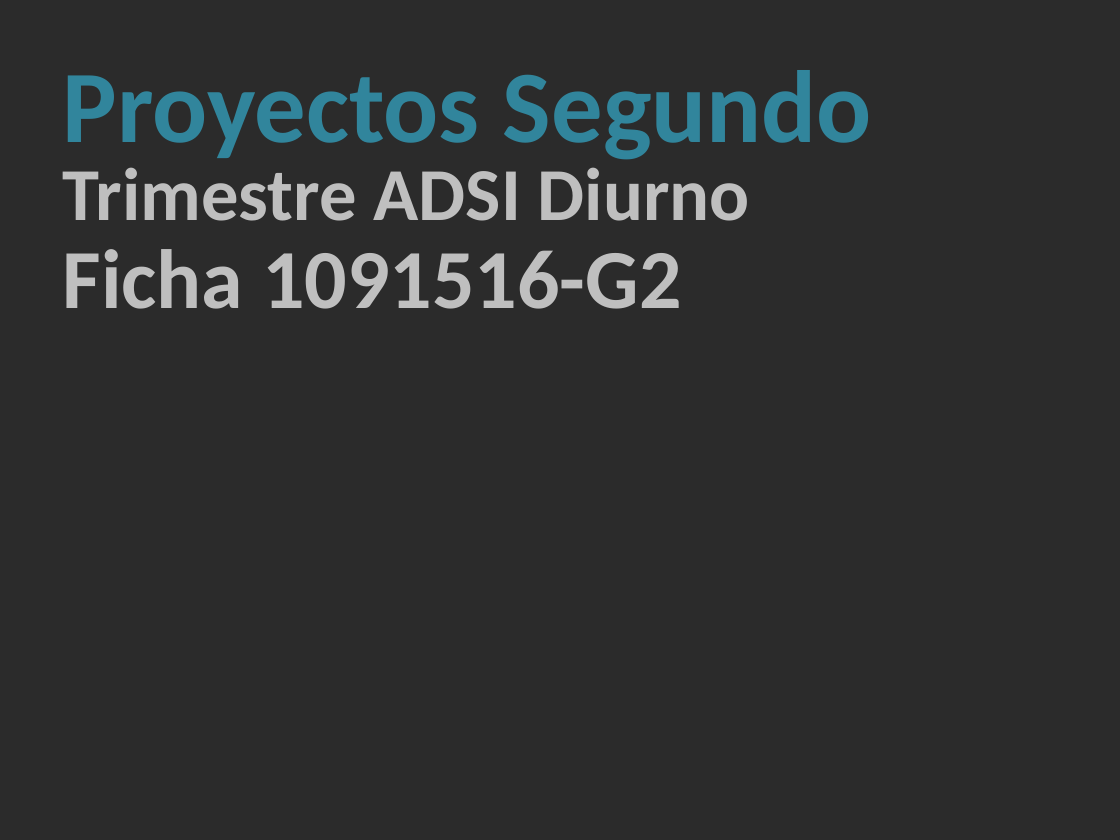
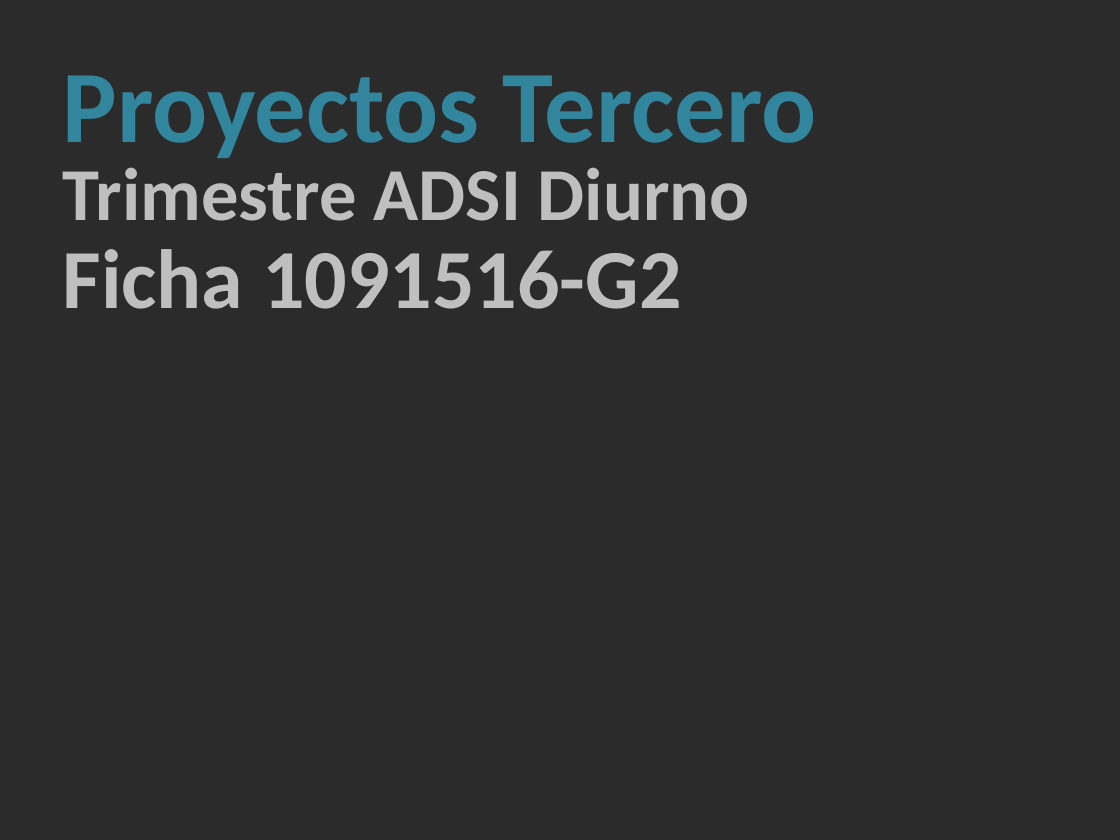
Before and after one commit to JorgeCanchon/Klimatizar-, a slide deck: slide 1 of Sistematización inventario KLIMATIZAR COLOMBIA SAS.pptx. Drawn at 1120x840 pixels with LibreOffice and Linux fonts; fonts in the diff are those of the drawing; background and template pictures are left out; a plain dark background stands for a picture behind light text. Boxes give left, top, right and bottom in pixels: in the first picture for what was removed or moved away, otherwise in the second. Text is boxed around its words. In the diff, an @@ line names an element or a change of style, - is before the commit and + after.

```diff
--- a/Sistematización inventario KLIMATIZAR COLOMBIA SAS.pptx
+++ b/Sistematización inventario KLIMATIZAR COLOMBIA SAS.pptx
@@ text at <box>63,75,817,158</box>: text changed @@
-Proyectos Segundo
+Proyectos Tercero
```
Also in this commit, not shown: 7 other slides changed, 3 slides added, 9 other files.
